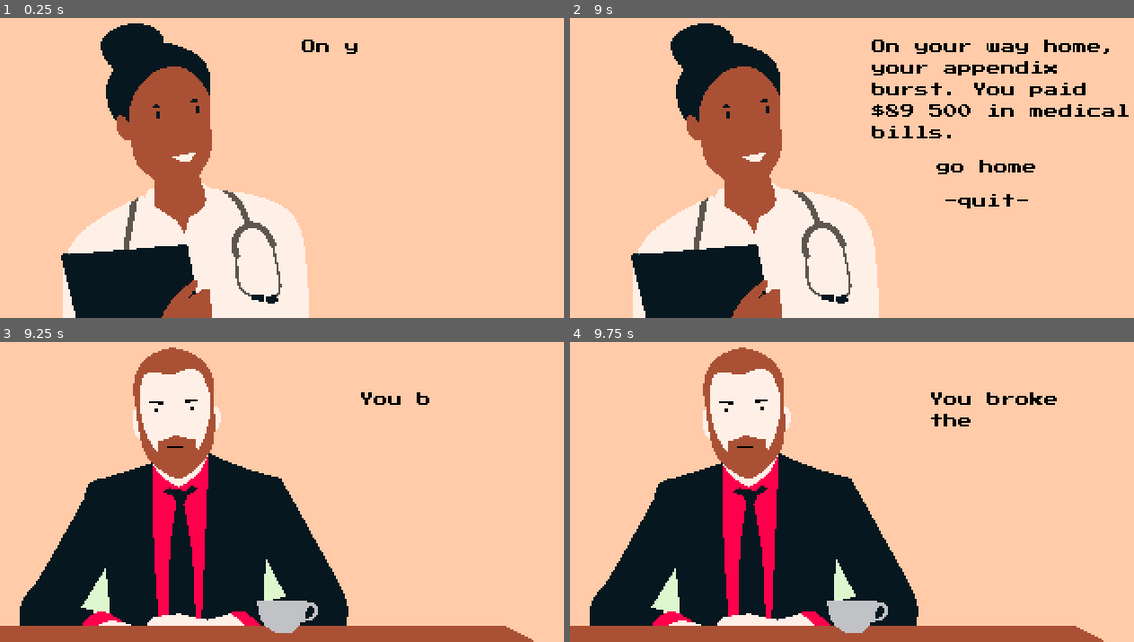
Above: before the commit, frames 1-4 (two rows, left to right).
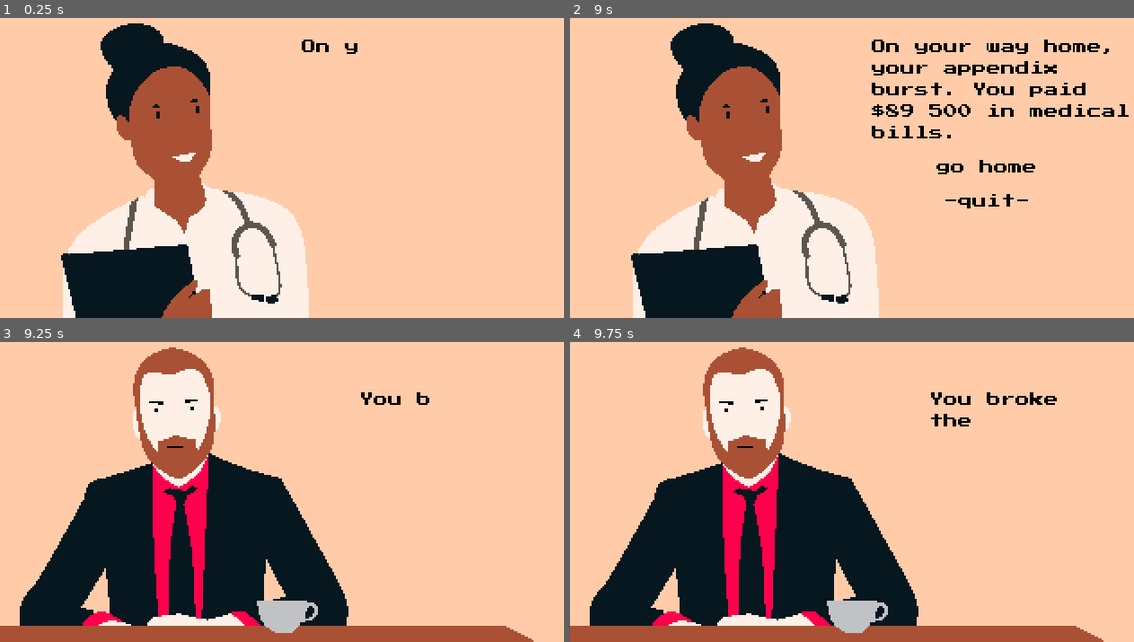
Above: after the commit, the same moments.

Repository: qhoang85/LD47
Game: Godot game, scene res://scenes/ending.tscn
Two runs of this game, one before a commit and one after it. Both use one fixed random seed, a clock stepped at 60 frames per second and the inputs below. This scene is started directly instead of the project's main scene.
Inputs (mouse positions are in pixels of both pictures, inside the frame that each line leads up to):
- Up to frame 1 (0.25 s): no input
- Up to frame 2 (9 s): move the mouse to (829, 222) at 0.52 s; hold Space (player_use) 0.53-1.28 s; hold W (player_up) 0.53-2.03 s; click (829, 222) at 0.67 s; move the mouse to (1032, 204) at 1.27 s; tap Space (player_use) at 1.35, 2.85, 4.35, 7.35, 8.85 s; move the mouse to (682, 108) at 2.02 s; hold Space (player_use) 2.03-2.78 s; hold A (player_left) 2.03-3.53 s; move the mouse to (885, 156) at 2.77 s; click (885, 156) at 2.92 s; move the mouse to (773, 75) at 3.52 s; hold S (player_down) 3.53-4.28 s; hold Space (player_use) 3.53-4.28 s; move the mouse to (981, 141) at 4.27 s; hold D (player_right) 4.28-5 s; click "-go home-" at 5 s; click "-go home-" at 5.75 s; tap Enter at 6.5, 8 s; move the mouse to (744, 171) at 6.52 s; hold W (player_up) 6.53-7.28 s; hold Space (player_use) 6.53-7.28 s; click (744, 171) at 6.67 s; move the mouse to (914, 84) at 7.27 s; hold D (player_right) from 7.28 s (still down); move the mouse to (829, 222) at 8.02 s; hold Space (player_use) 8.03-8.78 s; move the mouse to (1032, 204) at 8.77 s; click (1032, 204) at 8.92 s
- Up to frame 3 (9.25 s): keep holding D (player_right)
- Up to frame 4 (9.75 s): release D (player_right) at 9.5 s; click "go home" at 9.5 s

Frames 1-2 are identical in both runs. In frame 3, 0.7% of the frame differs, in the area x 14-51%, y 72-91%; in frame 4, 0.7%.

Commit message:
Ending 2

Diff:
--- a/project.godot
+++ b/project.godot
@@ -29,7 +29,6 @@
 player_stats="*res://player_stats.gd"
 music="*res://utils/music.tscn"
 sfx="*res://utils/sfx.tscn"
-signals="*res://utils/signals.gd"
 
 [display]
 
--- a/scenes/ending.tscn
+++ b/scenes/ending.tscn
@@ -69,9 +69,6 @@
 } ]
 }
 
-[sub_resource type="Animation" id=5]
-resource_name = "quit"
-
 [sub_resource type="Animation" id=3]
 resource_name = "robber"
 length = 4.0
@@ -141,6 +138,7 @@
 text = "On your way home,
 you got robbed.
 You lost $89 500."
+percent_visible = 0.0
 __meta__ = {
 "_edit_use_anchors_": false
 }
@@ -161,6 +159,7 @@
 your wife filed
 for divorce. She
 got $89 500."
+percent_visible = 0.0
 __meta__ = {
 "_edit_use_anchors_": false
 }
@@ -210,7 +209,6 @@
 autoplay = "doctor"
 anims/doctor = SubResource( 4 )
 anims/judge = SubResource( 2 )
-anims/quit = SubResource( 5 )
 anims/robber = SubResource( 3 )
 [connection signal="focus_entered" from="CenterContainer/Home" to="." method="_on_Home_focus_entered"]
 [connection signal="focus_exited" from="CenterContainer/Home" to="." method="_on_Home_focus_exited"]
--- a/utils/signals.gd
+++ /dev/null
@@ -1,5 +0,0 @@
-extends Node
-
-
-#Connected to ending
-signal end_triggered
Binary file changed: graphics/next_indicator.png
Binary file changed: graphics/quit.png
Not shown: 1 places in scenes/ending.tscn that only renumber resources
